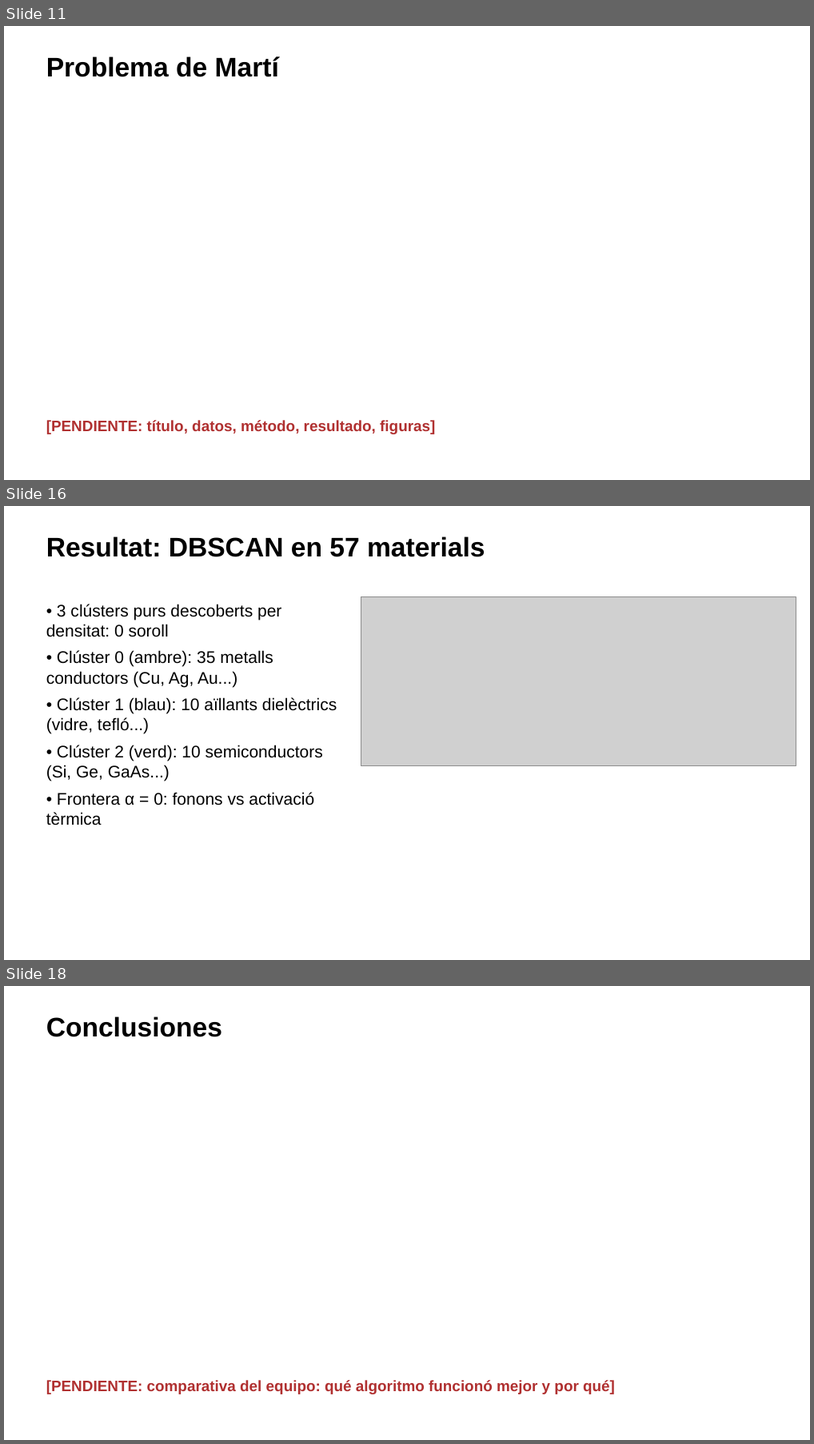
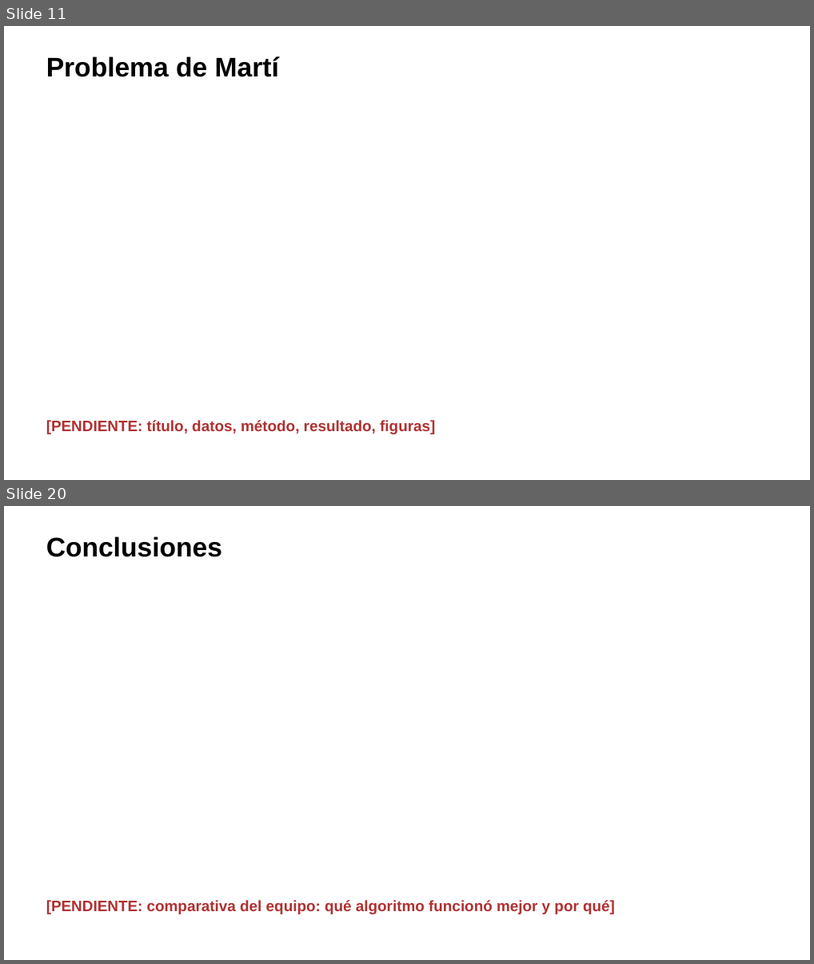
Before and after one commit to ArnauMontull/CPIA-Expo, a slide deck: presentacion/expo_cpia.pptx. Shown one above the other, each under a label of ours: slides 11, 16 and 18 before the commit, slides 11 and 20 after it; the slides between them are not shown. The pictures are 814x1444 and 814x964 pixels, drawn with LibreOffice and Linux fonts; fonts in the diff are those of the drawing; grey boxes stand for pictures. Boxes give left, top, right and bottom in pixels: in the first picture for what was removed or moved away, otherwise in the second. Text is boxed around its words. In the diff, an @@ line names an element or a change of style, - is before the commit and + after.

```diff
--- a/presentacion/expo_cpia.pptx
+++ b/presentacion/expo_cpia.pptx
@@ slide 16 removed at [4,506,810,960], background #FFFFFF @@
@@ text removed at [46,536,485,557] @@
-Resultat: DBSCAN en 57 materials
@@ picture removed at [361,596,797,765] @@
@@ text removed at [46,604,337,825] @@
-• 3 clústers purs descoberts per densitat: 0 soroll
-• Clúster 0 (ambre): 35 metalls conductors (Cu, Ag, Au...)
-• Clúster 1 (blau): 10 aïllants dielèctrics (vidre, tefló...)
-• Clúster 2 (verd): 10 semiconductors (Si, Ge, GaAs...)
-• Frontera α = 0: fonons vs activació tèrmica
@@ what was slide 18 is now slide 20 @@
```
Also in this commit, not shown: 2 slides changed, 7 slides added, 4 other slides removed, 4 other files.
